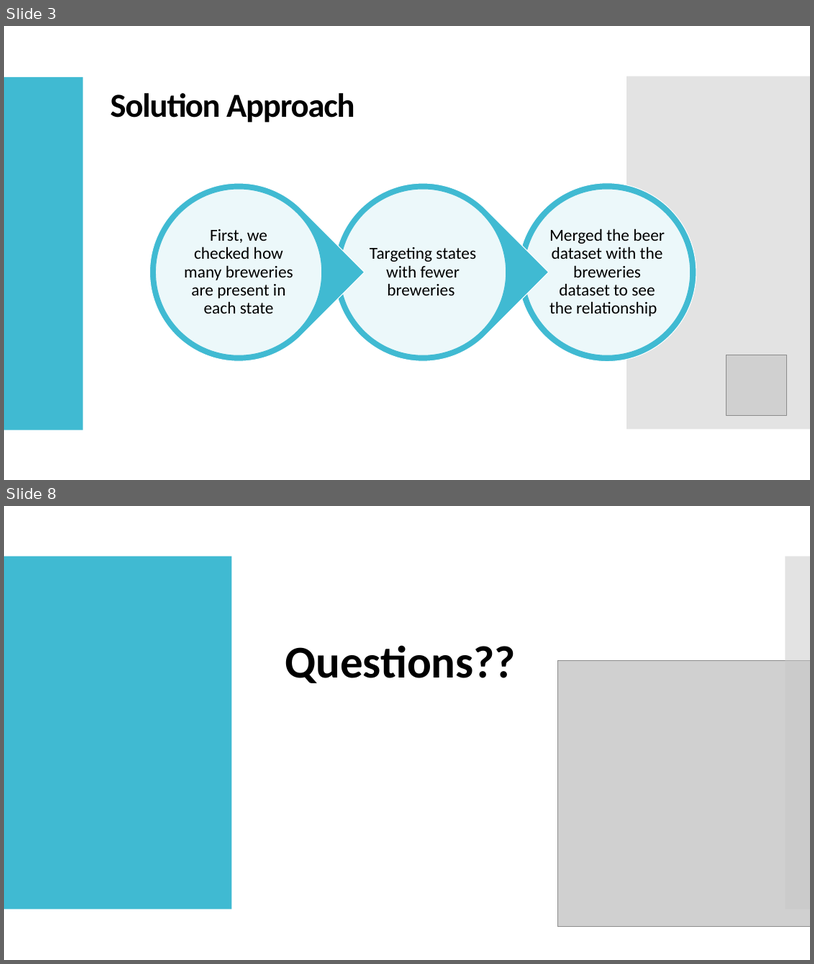
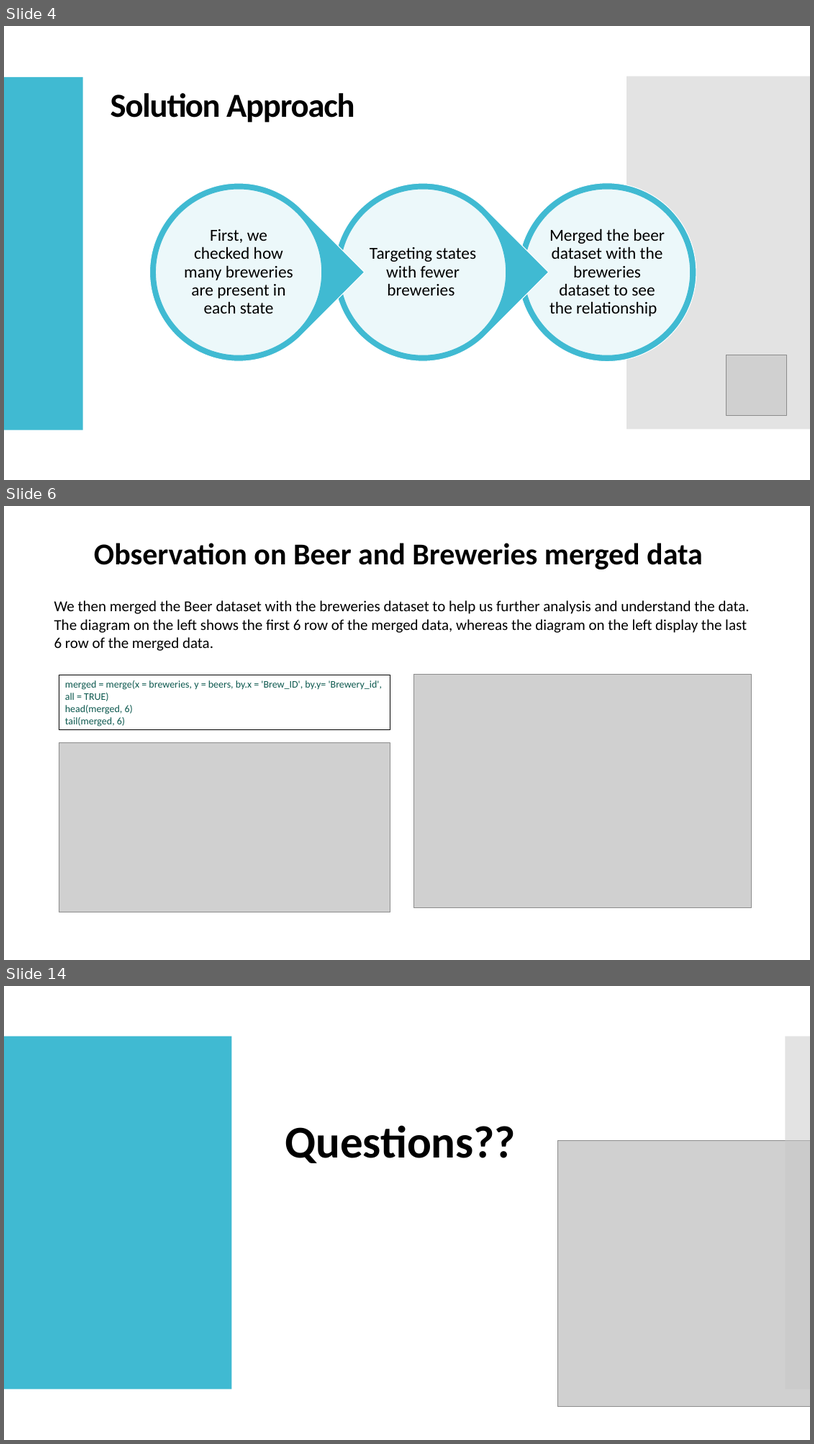
Before and after one commit to sfogelm/SMUDataScienceCapstone1, a slide deck: CaseStudy.pptx. Shown one above the other, each under a label of ours: slides 3 and 8 before the commit, slides 4, 6 and 14 after it; the slides between them are not shown. The pictures are 814x964 and 814x1444 pixels, drawn with LibreOffice and Linux fonts; fonts in the diff are those of the drawing; grey boxes stand for pictures. Boxes give left, top, right and bottom in pixels: in the first picture for what was removed or moved away, otherwise in the second. Text is boxed around its words. In the diff, an @@ line names an element or a change of style, - is before the commit and + after.

```diff
--- a/CaseStudy.pptx
+++ b/CaseStudy.pptx
@@ slide 6 added at box(4, 506, 810, 960), background #FFFFFF @@
@@ text added at box(94, 543, 703, 569), 36 pt, text #000000, bold @@
+Observation on Beer and Breweries merged data
@@ text added at box(54, 600, 750, 651), 18 pt, text #000000 @@
+We then merged the Beer dataset with the breweries dataset to help us further analysis and understand the data. The diagram on the left shows the first 6 row of the merged data, whereas the diagram on the left display the last 6 row of the merged data.
@@ table added at box(59, 674, 391, 729), 1 rows, 1 columns @@
+merged = merge(x = breweries, y = beers, by.x = 'Brew_ID', by.y= 'Brewery_id', all = TRUE) / head(merged, 6) / tail(merged, 6)
@@ picture added at box(414, 674, 751, 908) @@
@@ picture added at box(59, 743, 391, 913) @@
@@ what was slide 3 is now slide 4 @@
@@ what was slide 8 is now slide 14 @@
```
Also in this commit, not shown: 2 slides changed, 7 other slides added, 2 slides removed.
